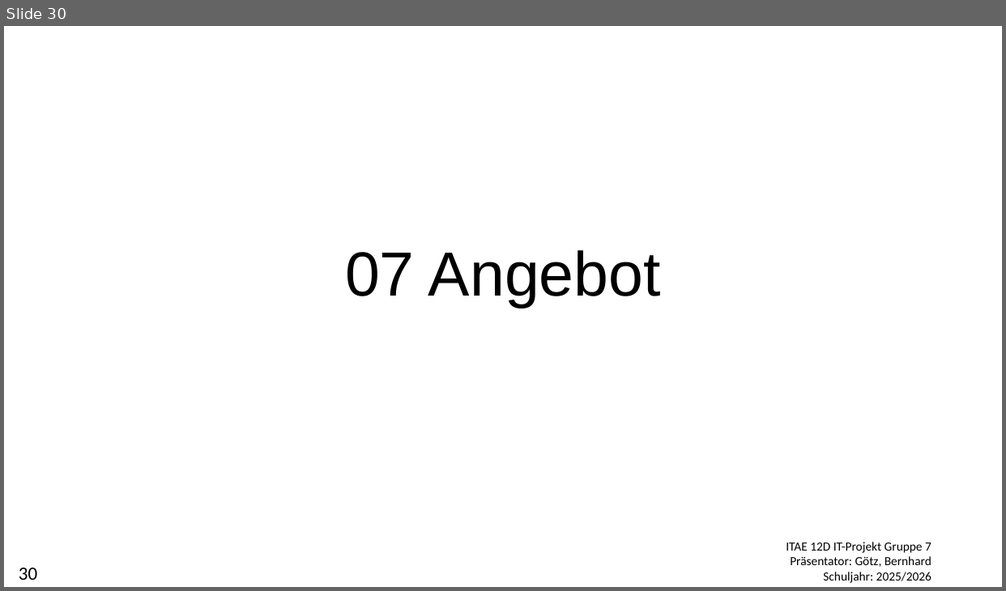
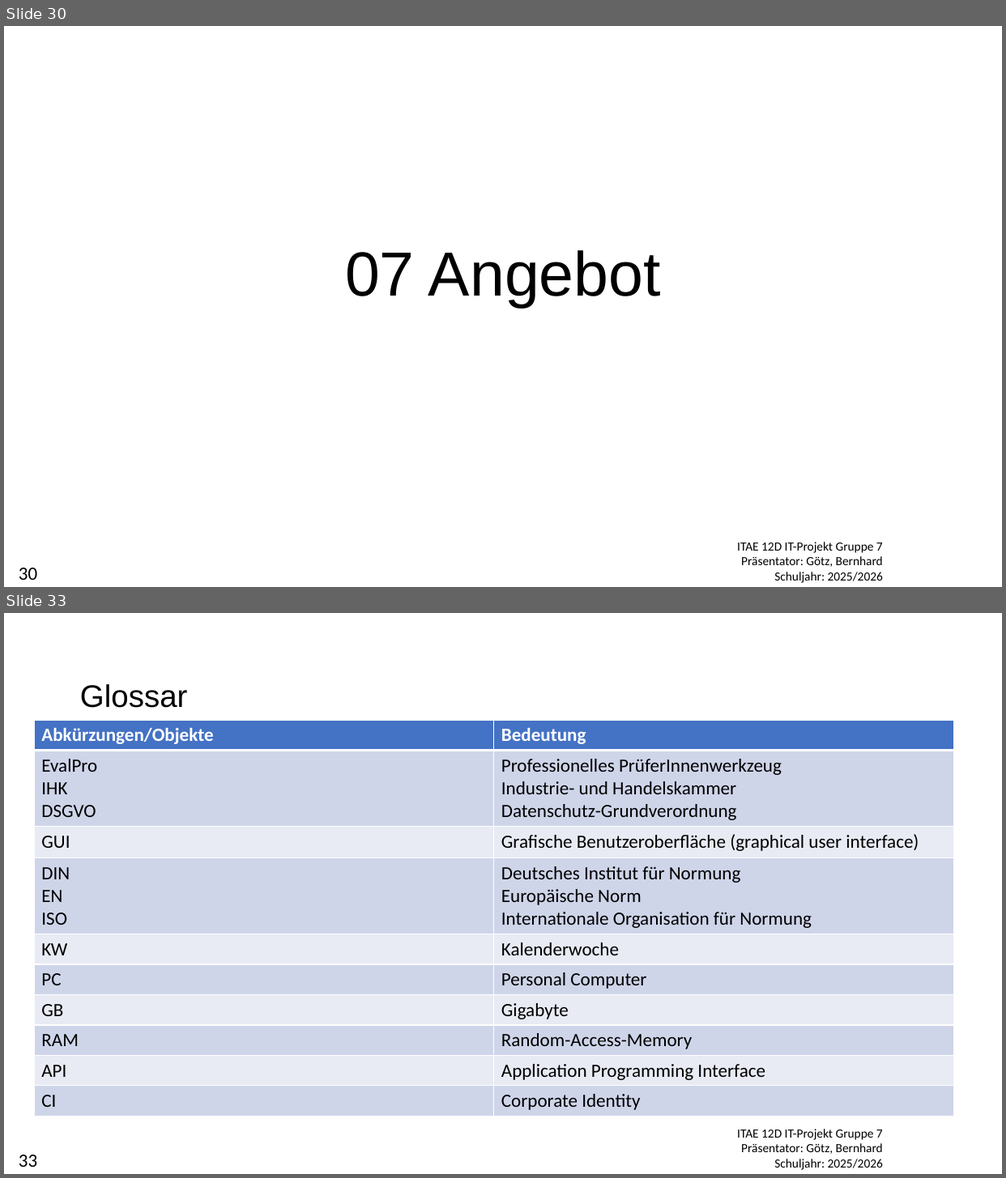
Before and after one commit to AE12-Projekt-Gruppe-7/EvalPro, a slide deck: docs/Praesentationen/Praesentation_Pflichtenheft_Gruppe7.pptx. Shown one above the other, each under a label of ours: slide 30 before the commit, slides 30 and 33 after it; the slides between them are not shown. The pictures are 1006x591 and 1006x1178 pixels, drawn with LibreOffice and Linux fonts; fonts in the diff are those of the drawing; background and template pictures are left out. Boxes give left, top, right and bottom in pixels: in the first picture for what was removed or moved away, otherwise in the second. Text is boxed around its words. In the diff, an @@ line names an element or a change of style, - is before the commit and + after.

Commit message:
Praesentation_Pflichtenheft_Gruppe7.pptx - Kleinere Anpassungen am Text und ergänzung von Überschrift

```diff
--- a/docs/Praesentationen/Praesentation_Pflichtenheft_Gruppe7.pptx
+++ b/docs/Praesentationen/Praesentation_Pflichtenheft_Gruppe7.pptx
@@ slide 33 added at <box>4,613,1002,1174</box>, background #FFFFFF; not listed: 2 template elements that a slide beside it also shows @@
@@ title added at <box>80,684,188,708</box>, 30 pt, text #000000 @@
+Glossar
@@ table added at <box>34,720,953,1114</box>, 10 rows, 2 columns @@
+Abkürzungen/Objekte | Bedeutung
+EvalPro / IHK / DSGVO | Professionelles PrüferInnenwerkzeug / Industrie- und Handelskammer / Datenschutz-Grundverordnung
+GUI | Grafische Benutzeroberfläche (graphical user interface)
+DIN / EN / ISO | Deutsches Institut für Normung / Europäische Norm / Internationale Organisation für Normung
+KW | Kalenderwoche
+PC | Personal Computer
+GB | Gigabyte
+RAM | Random-Access-Memory
+API | Application Programming Interface
+CI | Corporate Identity
@@ slide 30 changed as well @@
@@ text "ITAE 12D IT-Projekt Gruppe 7": place and size @@
-text "ITAE 12D IT-Projekt Gruppe 7" at <box>786,542,931,583</box>
+text "ITAE 12D IT-Projekt Gruppe 7" at <box>737,542,883,583</box>
```
Also in this commit, not shown: 29 other slides changed, 2 other slides added, 1 slide removed.
